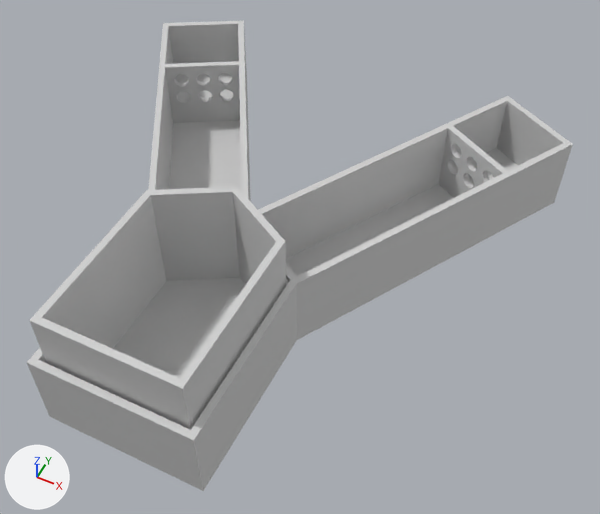
The glTF model meital Y exp v7.glb: old version first, new version second.
Both versions are drawn from a 50 mm camera at (0.0175, -0.0276, 0.0385) aimed at (0.0029, 0.0015, 0.0021). Lighting does not change. The marker at lower left points along +X, +Y and +Z. Where no turn or scale is listed for an object, it has been applied to the vertices.

Script lines for the objects in view, before the commit:
```python
me_mesh_0 = bpy.data.meshes.new('Mesh_0')
me_mesh_0.from_pydata(...)  # 652 vertices, 1356 faces; spans x -0.0149..0.0149, y -0.0129..0.0179, z 0.0..0.005
me_mesh_0.materials.append(mat_defaultmaterial)
me_mesh_1 = bpy.data.meshes.new('Mesh_1')
me_mesh_1.from_pydata(...)  # 20 vertices, 40 faces; spans x -0.00413..0.00413, y -0.0123..-0.00023, z 0.001..0.008
me_mesh_1.materials.append(mat_defaultmaterial_001)
ob_mesh_0 = bpy.data.objects.new('Mesh_0', me_mesh_0)
ob_mesh_0.location = (0.0, 0.0, 0.0)
ob_mesh_1 = bpy.data.objects.new('Mesh_1', me_mesh_1)
ob_mesh_1.location = (0.0, 0.0, 0.0)
```
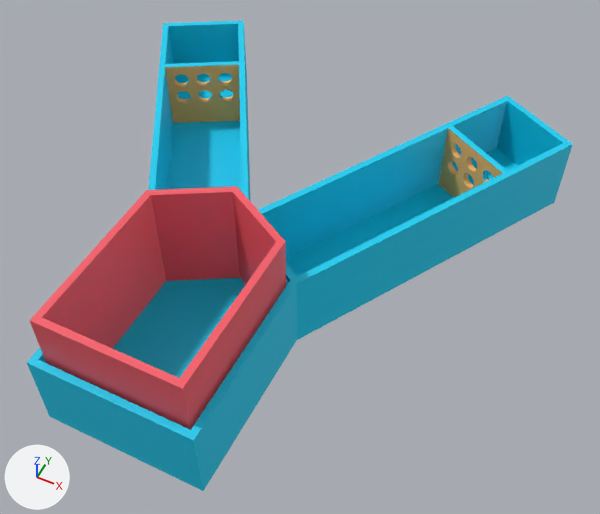
Pixel boxes [x1, y1, x2, y2] of what changed, in the pictures (600 x 514 px):
part 1 of me_mesh_0, recoloured
    both: [165, 65, 503, 198]
part 2 of me_mesh_0, recoloured (grey to cyan)
    both: [27, 20, 573, 491]
part 3 of me_mesh_1, recoloured (grey to red)
    both: [29, 186, 286, 430]

The change, as a list of edits to the scene's bpy script:
```text
Change me_mesh_0:
    where me_mesh_0.from_pydata(...)  # 652 vertices, 1356 faces; spans x -0.0149..0.0149, y -0.0129..0.0179, z 0.0..0.005
    used by ob_mesh_0; location = (0.0, 0.0, 0.0)
    me_mesh_0 part 1: 890 faces centred in x -0.0119..0.0119, y 0.0106..0.0133, z 0.0008..0.0048 are repainted in the vertex colours; the middle colour goes from light grey #d0d0d0 to orange #ffbb6a
    me_mesh_0 part 2: 466 faces centred in x -0.0137..0.0137, y -0.0129..0.0169, z 0.0..0.005 are repainted in the vertex colours; the middle colour goes from light grey #d0d0d0 to cyan #00d0f5
Change me_mesh_1:
    where me_mesh_1.from_pydata(...)  # 20 vertices, 40 faces; spans x -0.00413..0.00413, y -0.0123..-0.00023, z 0.001..0.008
    used by ob_mesh_1; location = (0.0, 0.0, 0.0)
    me_mesh_1 part 3: 40 faces centred in x -0.00413..0.00413, y -0.0123..-0.00103, z 0.001..0.008 are repainted in the vertex colours; the middle colour goes from light grey #d0d0d0 to red #f65c68
```
